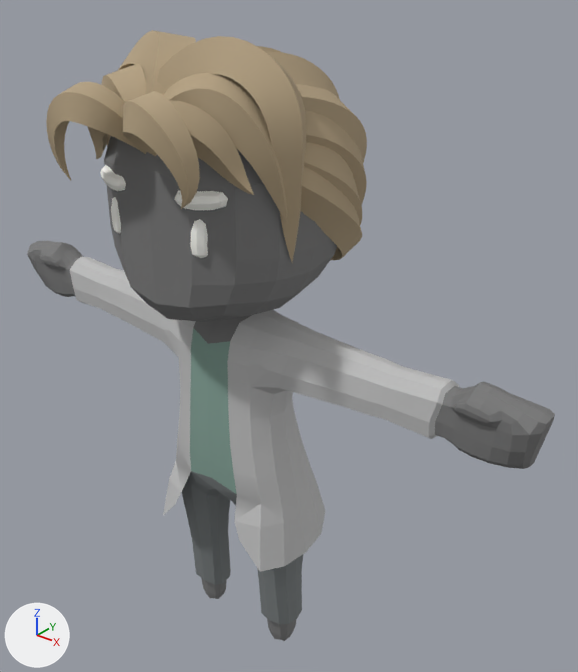
The glTF model client/public/assets/characters/Doctor_Male_Young.glb: old version first, new version second.
Rendered twice from a camera (50 mm lens) standing at (0.631, -0.677, 0.925) and looking at (0.046, 0.054, 0.471). The axes (+X, +Y, +Z) are drawn at lower left. The lights are the same throughout. The picture after the commit comes second. Where no turn or scale is listed for an object, it has been applied to the vertices. Vertices at exactly the same position are counted once.

In view in the first picture: 'Body'.
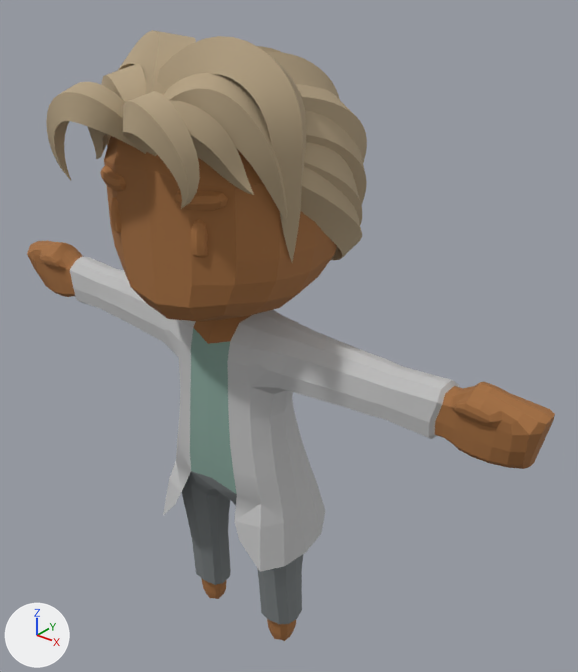
What differs and where, as boxes [x1, y1, x2, y2] in the pictures (578 x 672 px):
part 1 of me_mesh_0, recoloured
    both: [27, 136, 555, 641]
part 2 of me_mesh_0, recoloured (white to brown)
    both: [100, 165, 228, 258]

What changed in the scene script:
```text
Change me_mesh_0:
    where me_mesh_0.from_pydata(...)  # 3336 vertices, 6498 faces; spans x -0.414..0.414, y -0.184..0.155, z -0.005..0.845
    used by ob_body; location = (0.0, 0.0, 0.0)
    me_mesh_0 part 1: 1024 faces centred in x -0.413..0.413, y -0.124..0.124, z -0.003..0.792 are repainted in the vertex colours; the middle colour goes from grey #797979 to brown #a26d3d
    me_mesh_0 part 2: 320 faces centred in x -0.092..0.092, y -0.127..-0.1, z 0.632..0.704 are repainted in the vertex colours; the middle colour goes from white #fffff9 to brown #a8713f
```
